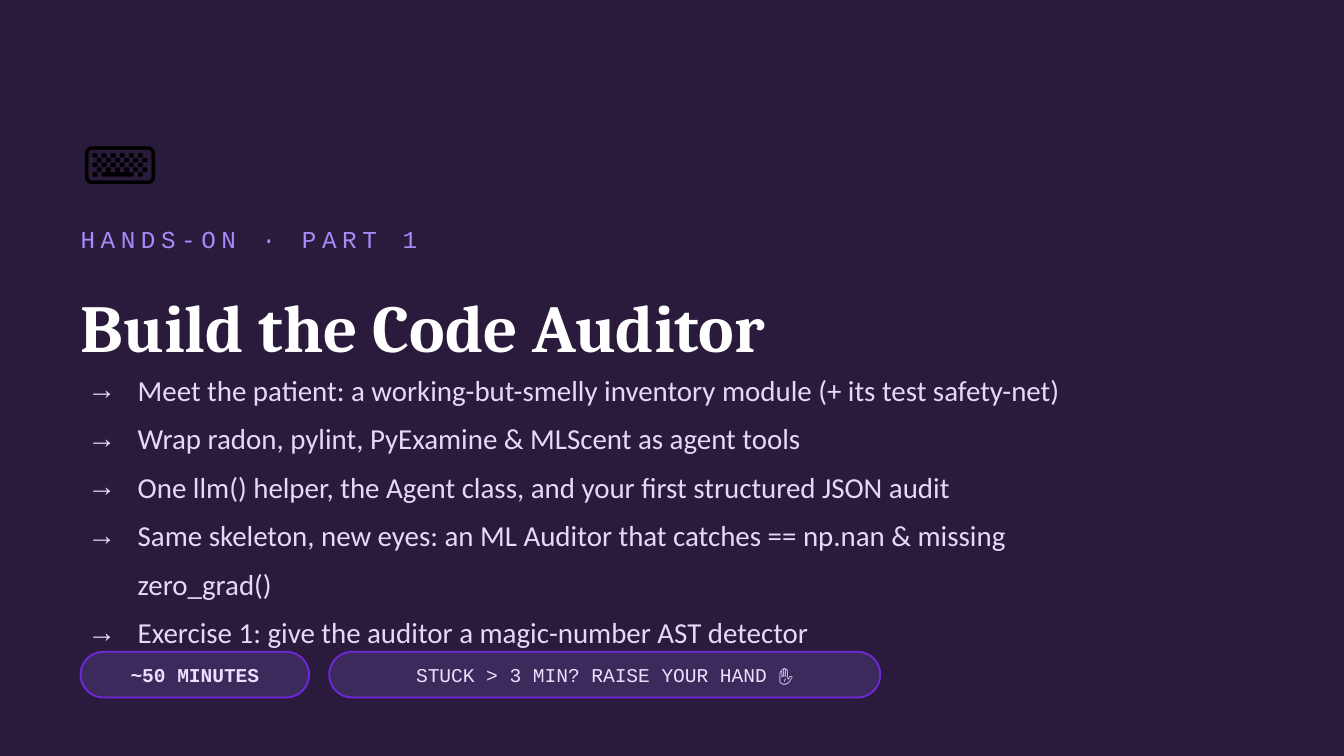
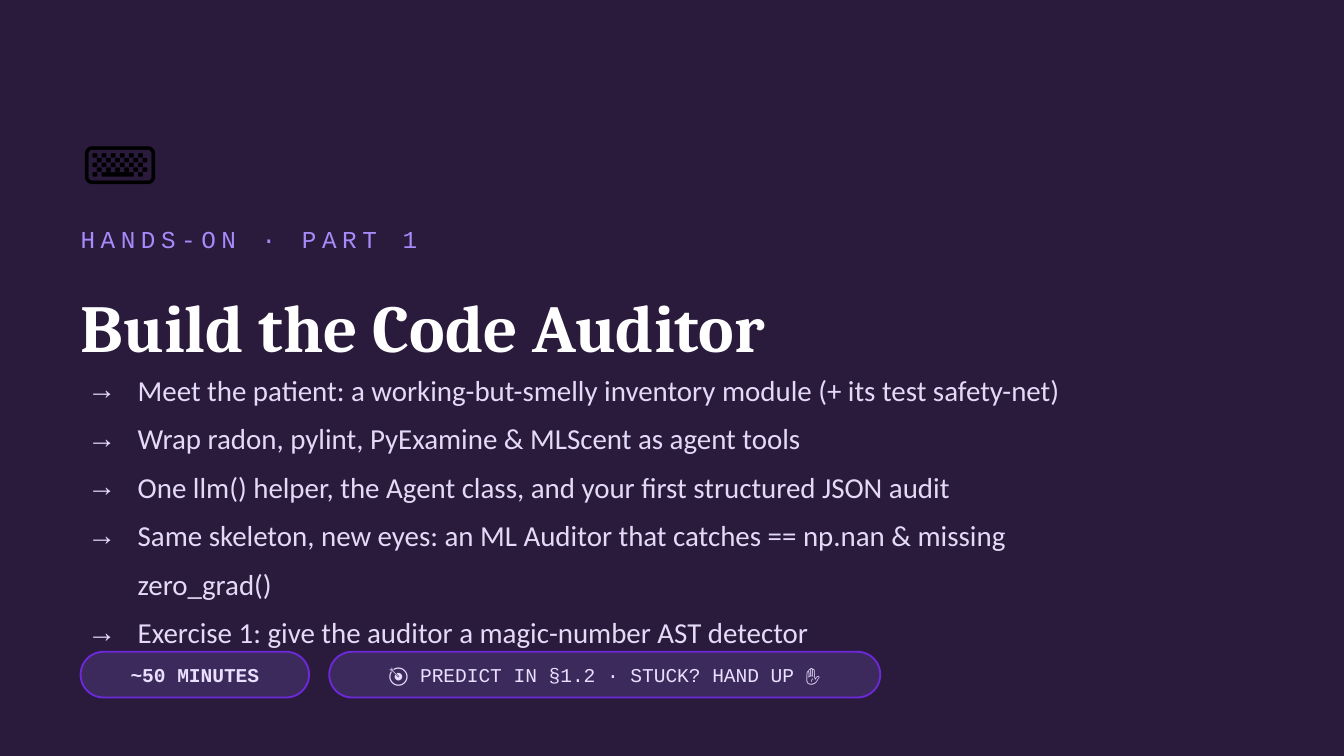
Before and after one commit to KarthikShivasankar/LLMA4SE-Workshop4, a slide deck: slide 10 of LLMA4SE_Workshop4_Slides.pptx (slide 9 before the commit). Drawn at 1344x756 pixels with LibreOffice and Linux fonts; fonts in the diff are those of the drawing. Boxes give left, top, right and bottom in pixels: in the first picture for what was removed or moved away, otherwise in the second. Text is boxed around its words. In the diff, an @@ line names an element or a change of style, - is before the commit and + after.

```diff
--- a/LLMA4SE_Workshop4_Slides.pptx
+++ b/LLMA4SE_Workshop4_Slides.pptx
@@ text at (x1=420, y1=668, x2=794, y2=684): text changed @@
-STUCK > 3 MIN? RAISE YOUR HAND ✋
+🎯 PREDICT IN §1.2 · STUCK? HAND UP ✋
```
Also in this commit, not shown: 11 other slides changed, 1 slide added, 25 other files.
